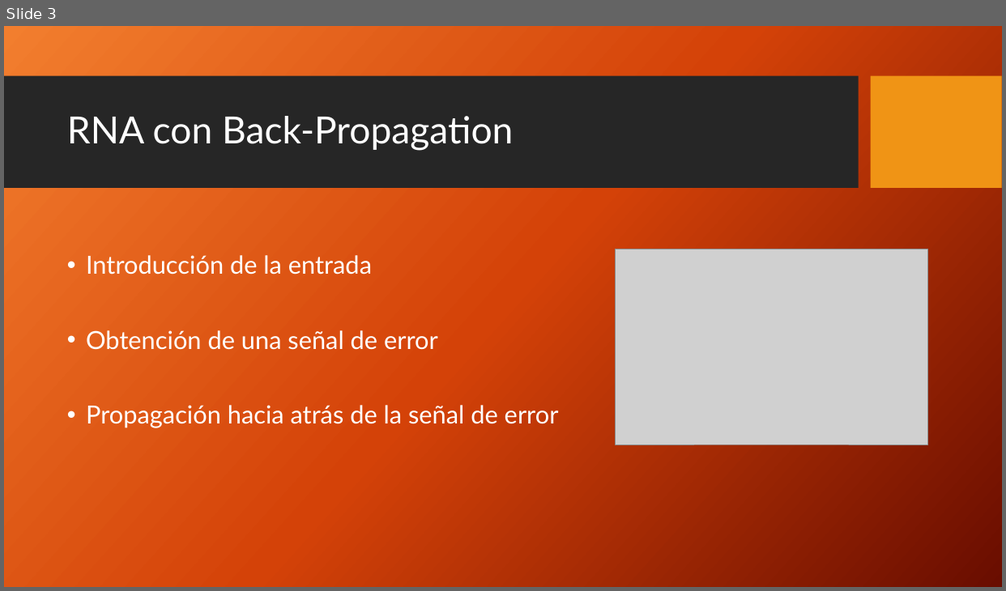
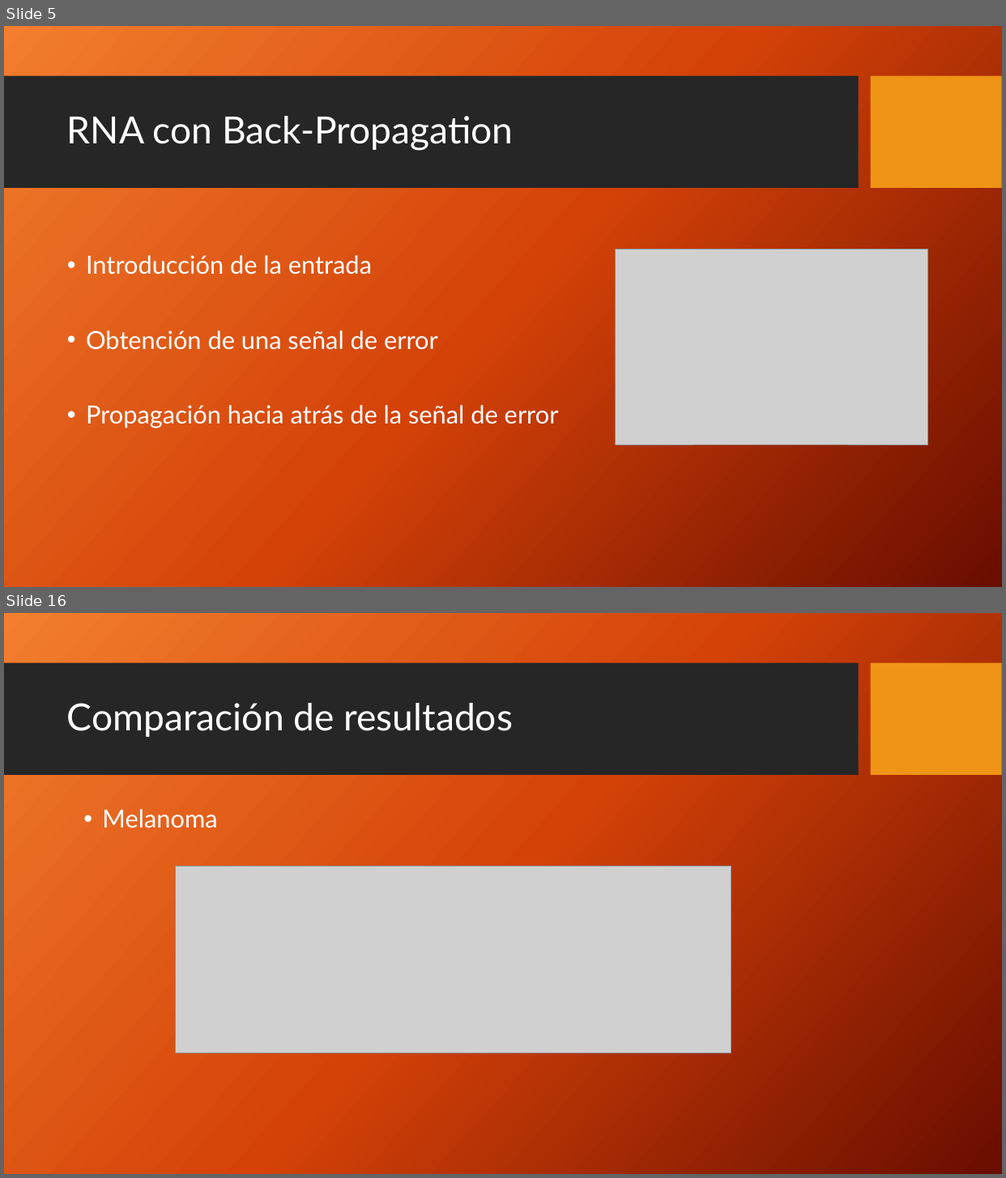
Before and after one commit to etsiiull/medicalpybrain, a slide deck: Informes/[Presentación]Detección de cáncer mediante redes neuronales artificiales.pptx. Shown one above the other, each under a label of ours: slide 3 before the commit, slides 5 and 16 after it; the slides between them are not shown. The pictures are 1006x591 and 1006x1178 pixels, drawn with LibreOffice and Linux fonts; fonts in the diff are those of the drawing; grey boxes stand for pictures; background and template pictures are left out. Boxes give left, top, right and bottom in pixels: in the first picture for what was removed or moved away, otherwise in the second. Text is boxed around its words. In the diff, an @@ line names an element or a change of style, - is before the commit and + after.

```diff
--- a/Informes/[Presentación]Detección de cáncer mediante redes neuronales artificiales.pptx
+++ b/Informes/[Presentación]Detección de cáncer mediante redes neuronales artificiales.pptx
@@ slide 16 added at bbox=[4, 613, 1002, 1174], background picture (left out); not listed: 2 template elements that a slide beside it also shows @@
@@ title added at bbox=[67, 703, 513, 737], 36 pt, text #FFFFFF @@
+Comparación de resultados
@@ text added at bbox=[102, 809, 217, 828], 24 pt, text #FFFFFF @@
+• Melanoma
@@ picture added at bbox=[176, 866, 731, 1053] @@
@@ what was slide 3 is now slide 5 @@
```
Also in this commit, not shown: 12 slides changed, 6 other slides added, 1 slide removed.
